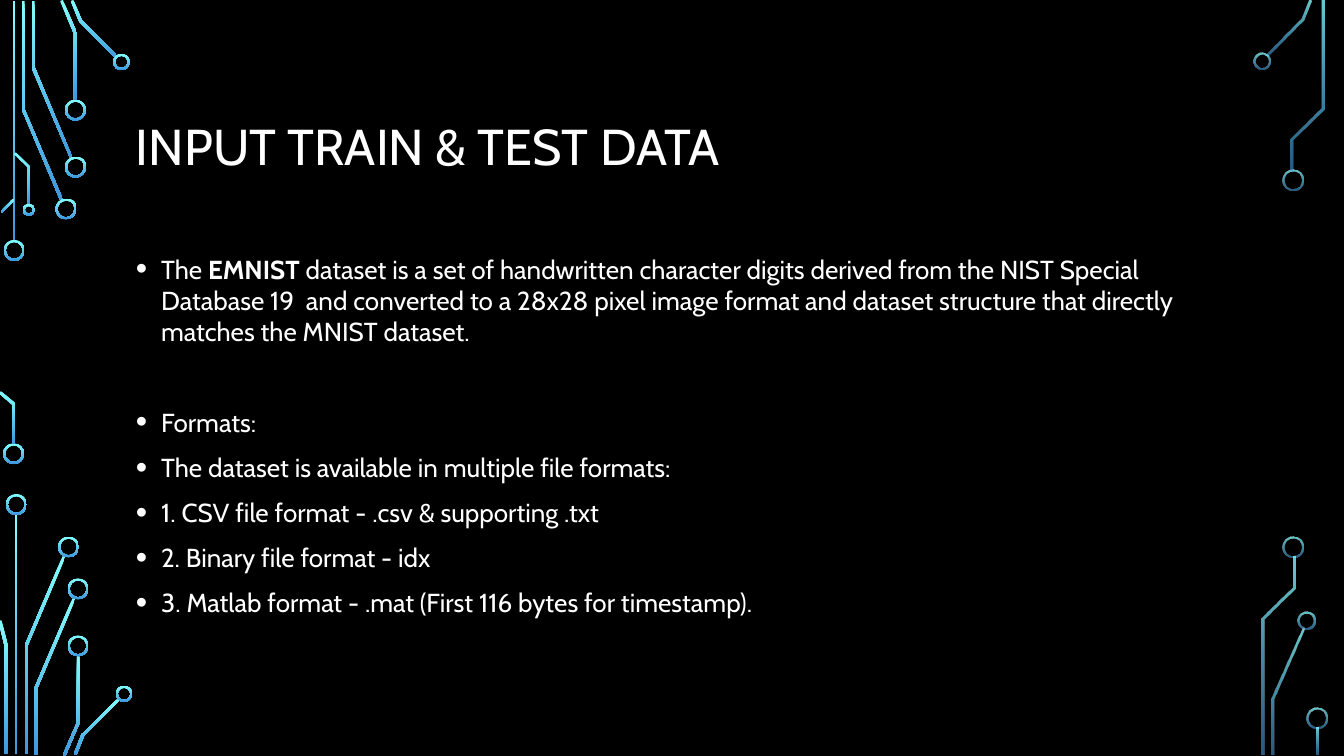
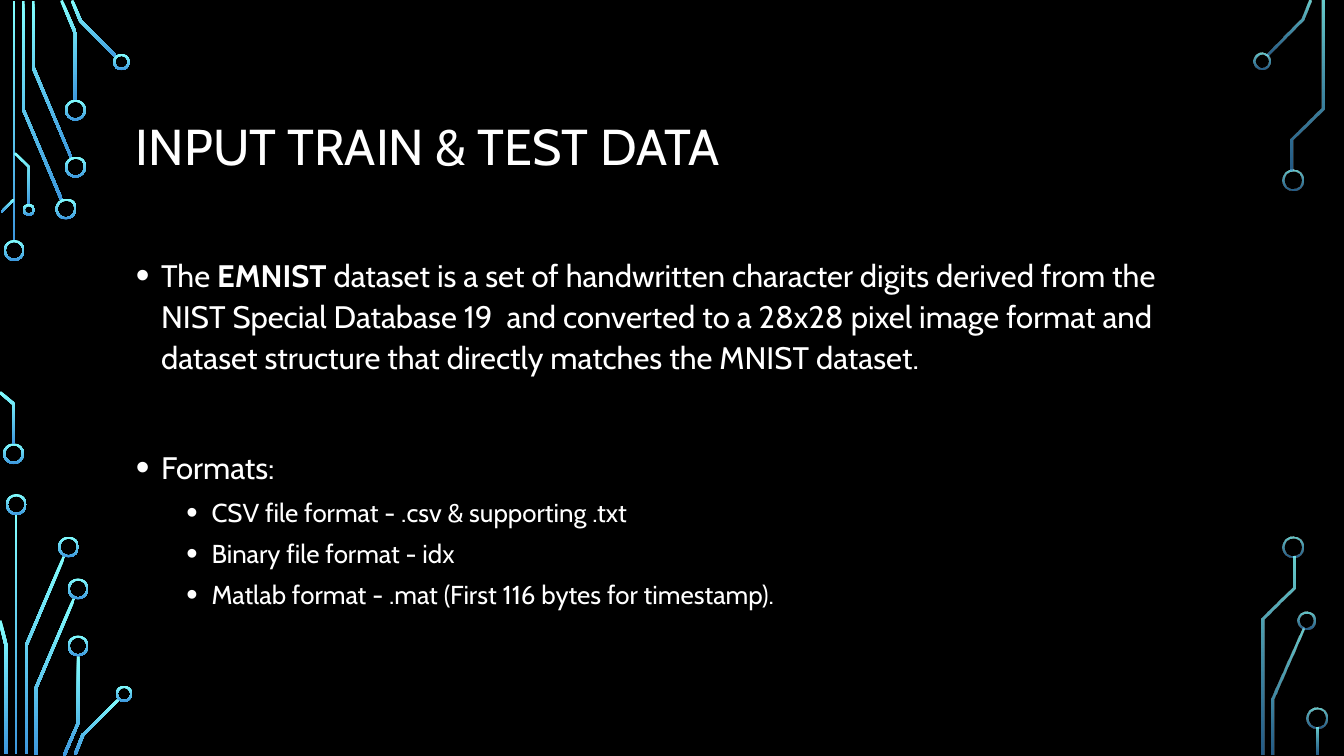
Before and after one commit to PragatisGitHub/Learn2Write, a slide deck: slide 4 of Presentation & reports/Learn2Write.pptx. Drawn at 1344x756 pixels with LibreOffice and Linux fonts; fonts in the diff are those of the drawing; background and template pictures are left out. Boxes give left, top, right and bottom in pixels: in the first picture for what was removed or moved away, otherwise in the second. Text is boxed around its words. In the diff, an @@ line names an element or a change of style, - is before the commit and + after.

```diff
--- a/Presentation & reports/Learn2Write.pptx
+++ b/Presentation & reports/Learn2Write.pptx
@@ text at (x1=161, y1=263, x2=1155, y2=480): size 18.6 to 22.2 pt in "The EMNIST dataset is a set of ...", "Formats:"; line spacing 1 to 1.1 @@
@@ text at (x1=212, y1=502, x2=774, y2=610): text changed; size 18.6 to 18.5 pt @@
-• The dataset is available in multiple file formats:
-• 1. CSV file format - .csv & supporting .txt
-• 2. Binary file format - idx
-• 3. Matlab format - .mat (First 116 bytes for timestamp).
+  • CSV file format - .csv & supporting .txt
+  • Binary file format - idx
+  • Matlab format - .mat (First 116 bytes for timestamp).
```
Also in this commit, not shown: 4 other slides changed, 2 slides added, 1 other file.
